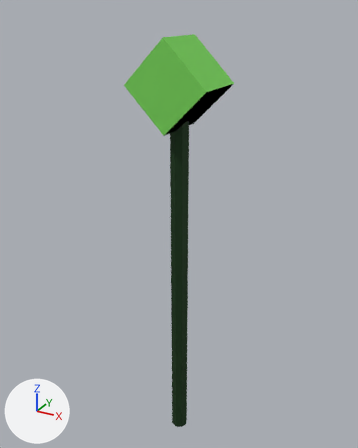
The glTF model public/assets/weapons/heroes/rubick.glb as it was, and as the next commit left it.
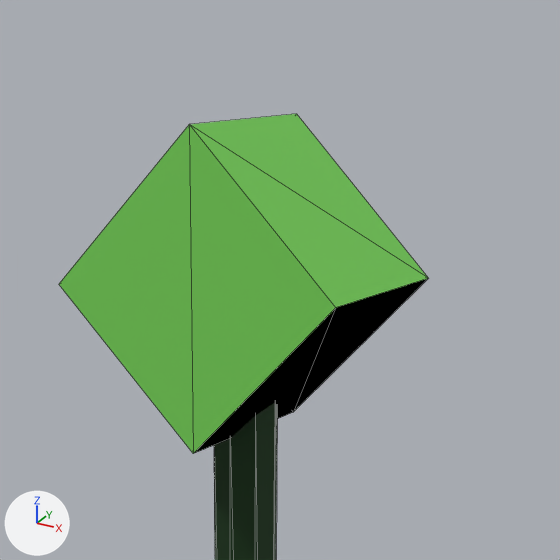
Each version is shown whole from a 50 mm camera at (0.842, -1.535, 1.195) aimed at (-0.027, 0.044, 0.405), then close up on the part from 30% to 76% of the width and 0% to 37% of the height. The axes (+X, +Y, +Z) are drawn at lower left. The lights are the same throughout. The older version's two pictures come first. The close-ups show mesh edges as thin lines.

The first close-up shows 'rubick-head-gem', 'rubick-shaft'.
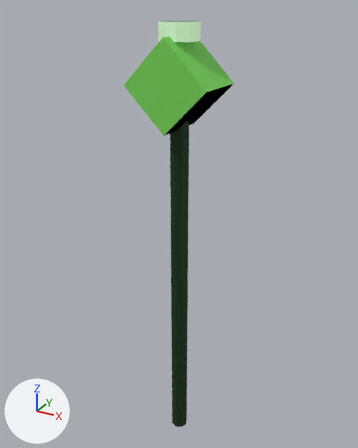
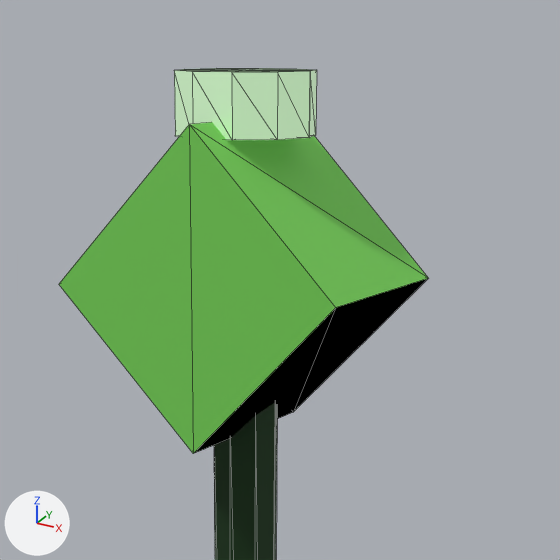
Pixel boxes (x1, y1, x2, y2) of what changed, in the close-ups (560 x 560 px):
'rubick-cap', added: after (174, 68, 317, 140)

What changed in the scene script:
```text
Add mat_accent:
    mat_accent = principled_material('accent')
    mat_accent.base_color = (0.687, 1.0, 0.631)  # green #d8ffd0
    mat_accent.metallic = 0.35
    mat_accent.roughness = 0.32
    mat_accent.emission_color = (0.172, 0.25, 0.158)  # greyish green #73896f
    mat_accent.emission_strength = 1.0
Add me_rubick_staff_cap:
    me_rubick_staff_cap.from_pydata(...)  # 24 vertices, 40 faces; spans x -0.07..0.07, y -0.0666..0.0666, z 1.09..1.15
    me_rubick_staff_cap.materials.append(mat_accent)  # green #d8ffd0, glowing greyish green #73896f
Add ob_rubick_cap:
    ob_rubick_cap = bpy.data.objects.new('rubick-cap', me_rubick_staff_cap)
    ob_rubick_cap.location = (0.0, 0.0, 0.0)
```
